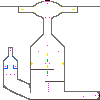
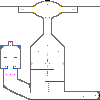
Two versions of the same layered image (100px x 100px). Layer-by-layer changes:
painted on "Specials" over [10, 3, 48, 51]
painted on "Detail" over [1, 46, 98, 100]
painted on "Background" over [0, 41, 21, 69]
